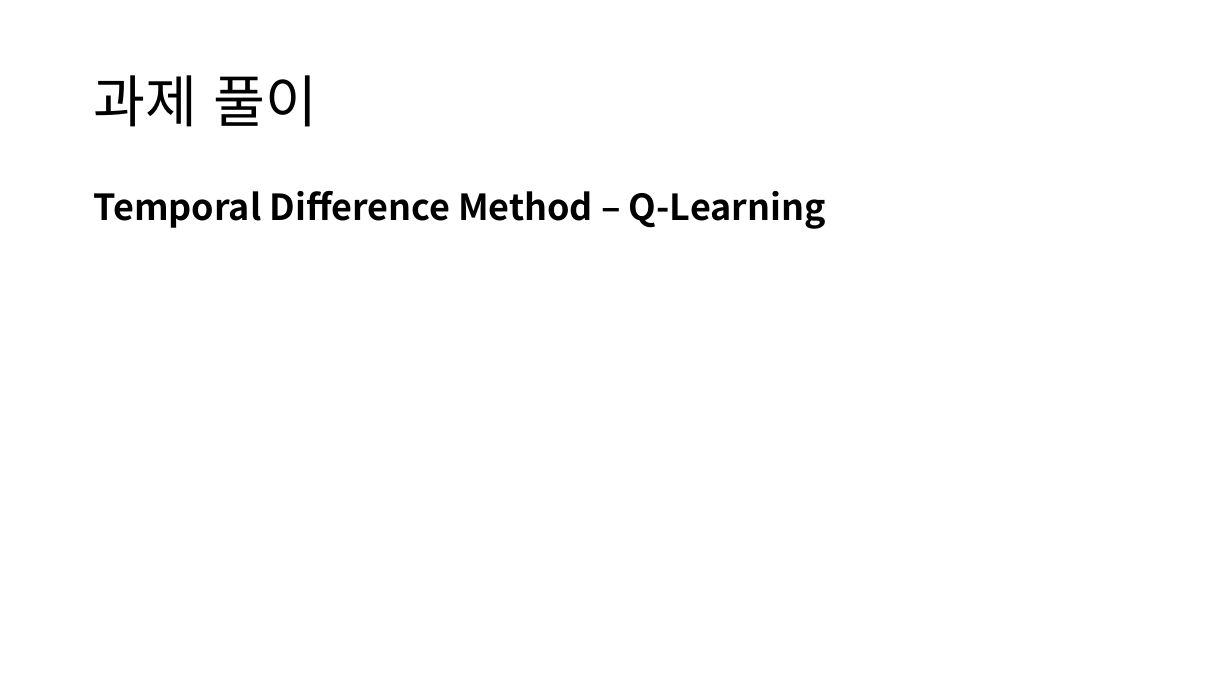
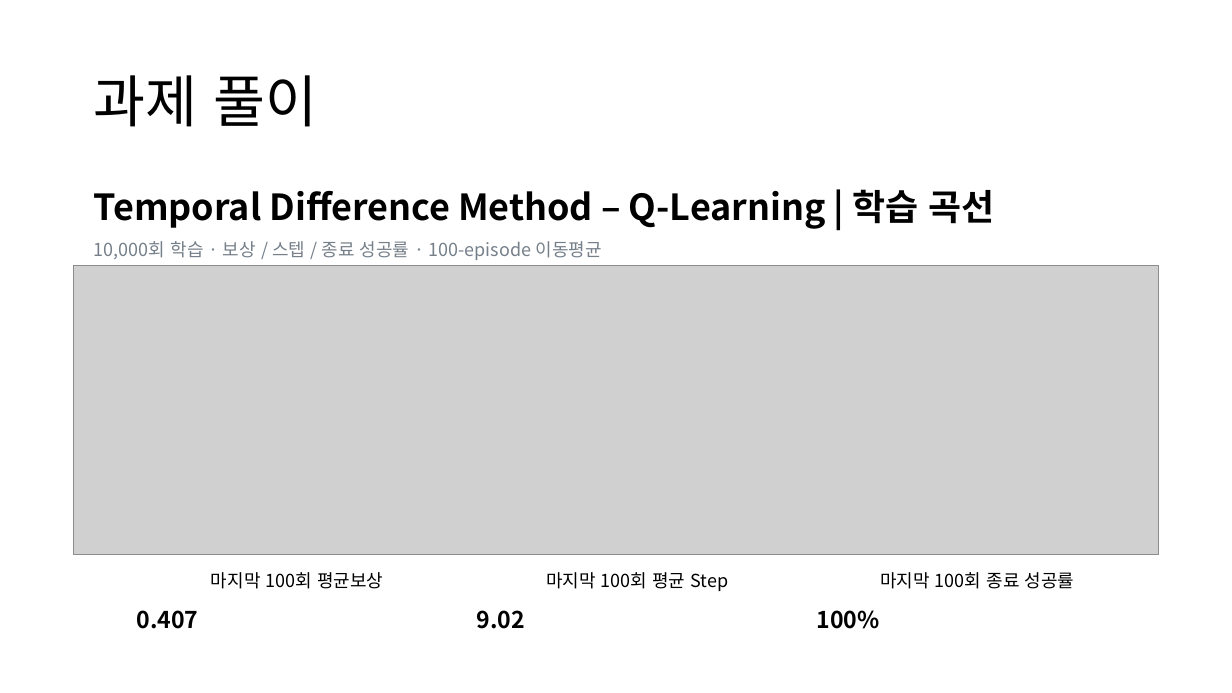
Before and after one commit to KweonTJ/Reinforcement_Learning, a slide deck: slide 9 of 7. Temporal Difference Method/7. Temporal Difference Method.pptx (slide 7 before the commit). Drawn at 1232x693 pixels with LibreOffice and Linux fonts; fonts in the diff are those of the drawing; grey boxes stand for pictures; background and template pictures are left out. Boxes give left, top, right and bottom in pixels: in the first picture for what was removed or moved away, otherwise in the second. Text is boxed around its words. In the diff, an @@ line names an element or a change of style, - is before the commit and + after.

```diff
--- a/7. Temporal Difference Method/7. Temporal Difference Method.pptx
+++ b/7. Temporal Difference Method/7. Temporal Difference Method.pptx
@@ text at <box>94,189,994,260</box>: text changed @@
-Temporal Difference Method – Q-Learning
+Temporal Difference Method – Q-Learning | 학습 곡선
+10,000회 학습 · 보상 / 스텝 / 종료 성공률 · 100-episode 이동평균
@@ picture added at <box>73,265,1159,555</box> @@
@@ table added at <box>128,562,1148,633</box>, 2 rows, 3 columns @@
+마지막 100회 평균보상 | 마지막 100회 평균 Step | 마지막 100회 종료 성공률
+0.407 | 9.02 | 100%
```
Also in this commit, not shown: 4 other slides changed, 4 slides added, 39 other files.
